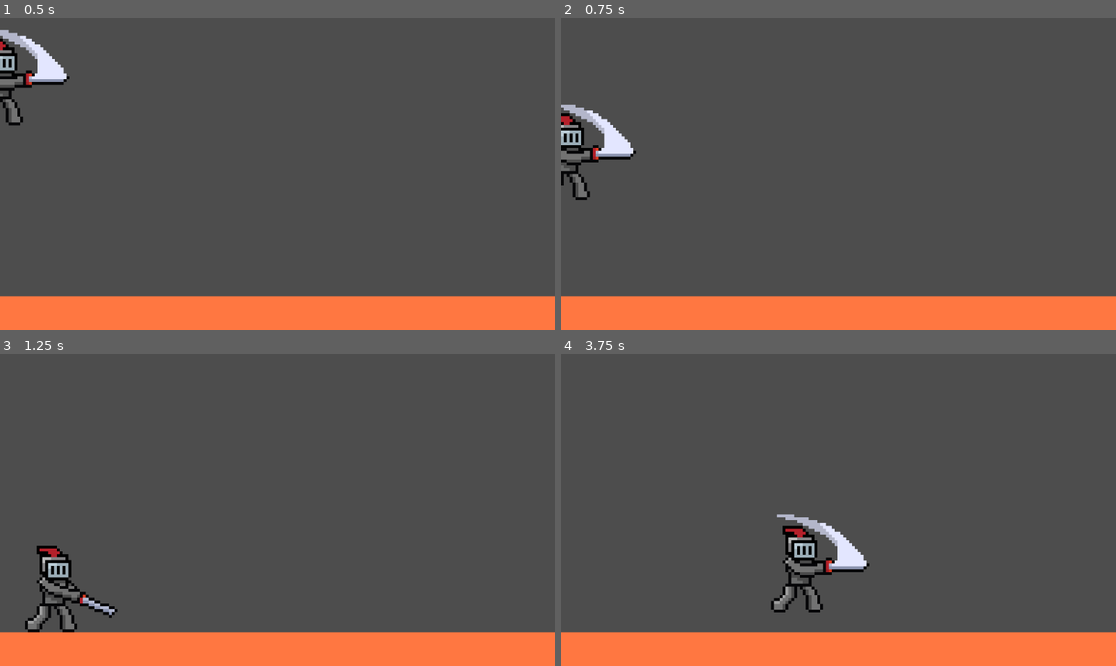
Above: before the commit, frames 1-4 (two rows, left to right).
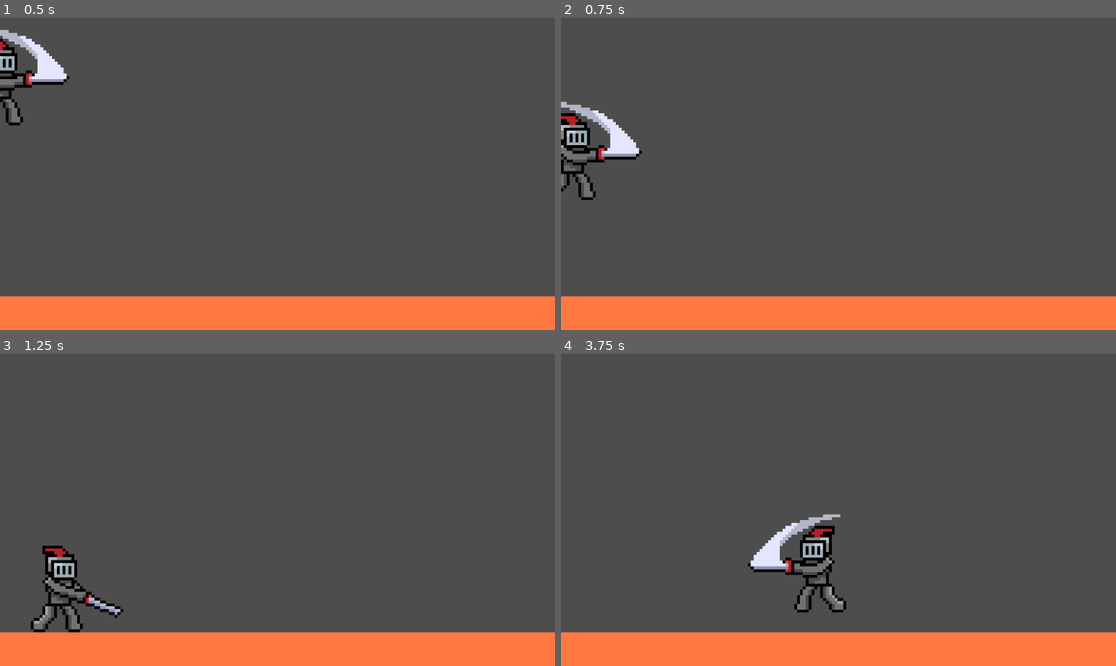
Above: after the commit, the same moments.

Repository: FlimFlamSlammer/LKOTe-game
Game: Godot game, scene res://scenes/castle_fight.tscn
Two runs of this game, one before a commit and one after it. Both use one fixed random seed, a clock stepped at 60 frames per second and the inputs below.
Inputs:
- Up to frame 1 (0.5 s): no input
- Up to frame 2 (0.75 s): tap Enter (ui_accept) at 0.5 s; hold Right (ui_right) from 0.53 s (still down); hold C (basic_attack) from 0.53 s (still down)
- Up to frame 3 (1.25 s): keep holding Right (ui_right); keep holding C (basic_attack); tap Enter (ui_accept) at 0.77 s
- Up to frame 4 (3.75 s): release C (basic_attack) at 1.28 s; tap V (dodge) at 1.35, 2.85 s; tap Enter (ui_accept) at 1.52, 3.02 s; release Right (ui_right) at 2.03 s; hold Left (ui_left) 2.03-2.78 s; hold C (basic_attack) 2.03-2.78 s; hold Right (ui_right) from 2.78 s (still down); hold C (basic_attack) from 3.53 s (still down)

Frame 1 is identical in both runs. In frame 2, 1.3% of the frame differs, in the area x 0-15%, y 26-59%; in frame 3, 1.6%; in frame 4, 3.1%, in the area x 33-56%, y 51-83%.

Commit message:
made character OP

Diff:
--- a/scenes/player.tscn
+++ b/scenes/player.tscn
@@ -44,7 +44,7 @@
 "times": PackedFloat32Array(0.15),
 "transitions": PackedFloat32Array(1),
 "values": [{
-"args": [12],
+"args": [24],
 "method": &"step"
 }]
 }
--- a/scripts/Player.gd
+++ b/scripts/Player.gd
@@ -9,14 +9,14 @@
 
 # Get the gravity from the project settings to be synced with RigidBody nodes.
 var gravity = ProjectSettings.get_setting("physics/2d/default_gravity")
-var state = STATE.IDLE
 
 var anim_player: AnimationPlayer
+
 var state_timer = 0
 var combo_progress = 0
-
+var state = STATE.IDLE
+var direction = 1
 var stepDistance = 0
-
 var input_buffer = ""
 
 func _ready():
@@ -34,7 +34,14 @@
 
 	# Get the input direction and handle the movement/deceleration.
 	# As good practice, you should replace UI actions with custom gameplay actions.
-	var direction = Input.get_axis("ui_left", "ui_right")
+	var input_axis = Input.get_axis("ui_left", "ui_right")
+
+	if input_axis > 0:
+		direction = 1
+	elif input_axis < 0:
+		direction = -1
+
+	scale.x = direction
 
 	# handle state
 	if state == STATE.ATTACKING:
@@ -43,8 +50,8 @@
 		if state_timer > COMBO_LENGTH[combo_progress]:
 			state = STATE.RECOVERING
 	else:
-		if direction:
-			velocity.x = direction * SPEED
+		if input_axis:
+			velocity.x = input_axis * SPEED
 		else:
 			velocity.x = move_toward(velocity.x, 0, SPEED)
 
